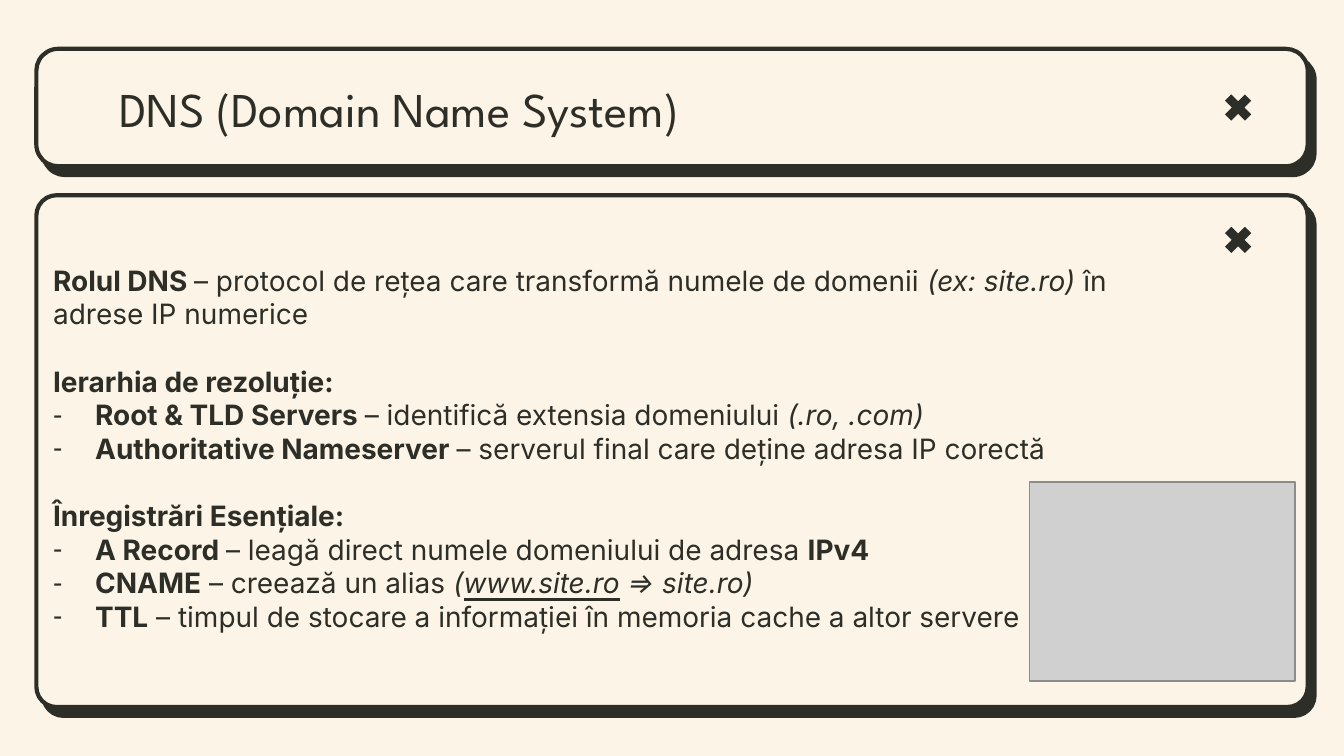
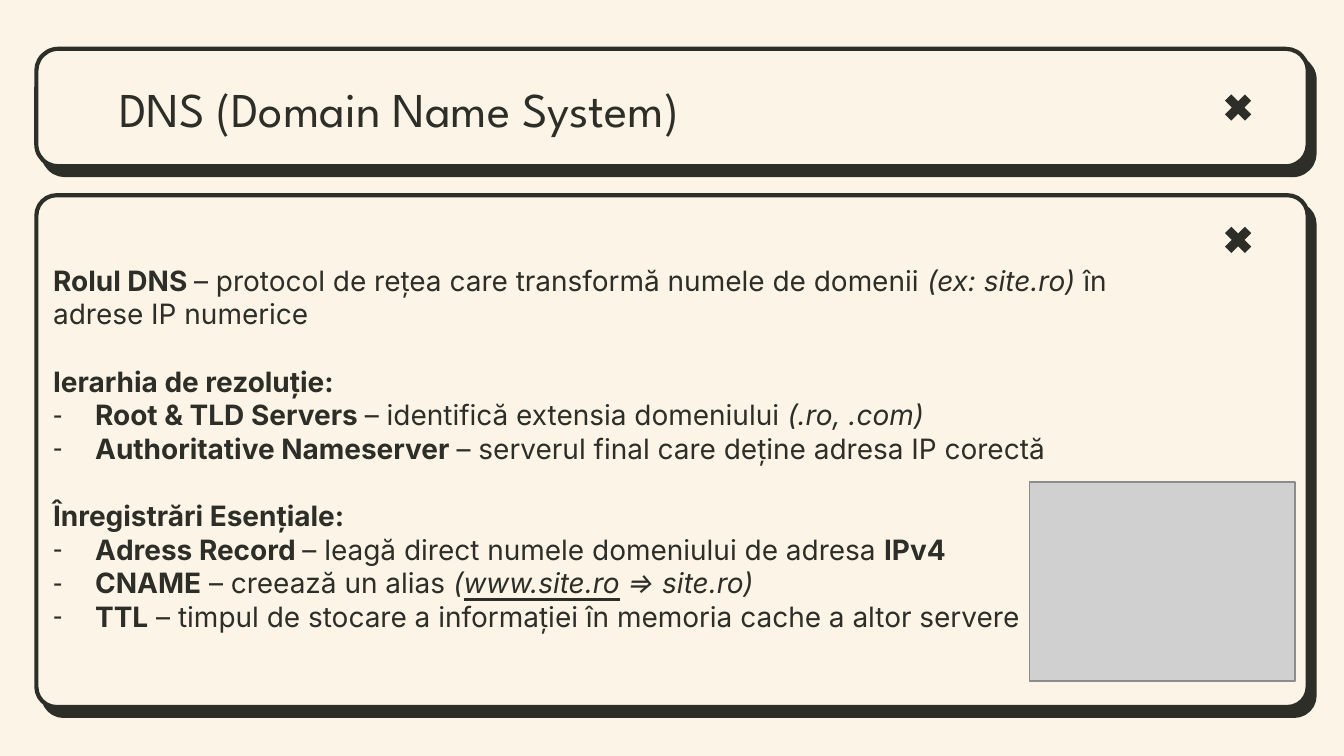
Before and after one commit to alescsc/Facultate, a slide deck: slide 10 of An2/sem1/RC/PROIECT_RC.pptx. Drawn at 1344x756 pixels with LibreOffice and Linux fonts; fonts in the diff are those of the drawing; grey boxes stand for pictures; background and template pictures are left out. Boxes give left, top, right and bottom in pixels: in the first picture for what was removed or moved away, otherwise in the second. Text is boxed around its words. In the diff, an @@ line names an element or a change of style, - is before the commit and + after.

```diff
--- a/An2/sem1/RC/PROIECT_RC.pptx
+++ b/An2/sem1/RC/PROIECT_RC.pptx
@@ subtitle at bbox=[95, 538, 946, 566]: text changed @@
-– A Record – leagă direct numele domeniului de adresa IPv4
+– Adress Record – leagă direct numele domeniului de adresa IPv4
```
Also in this commit, not shown: 1 other slide changed, 7 other files.
